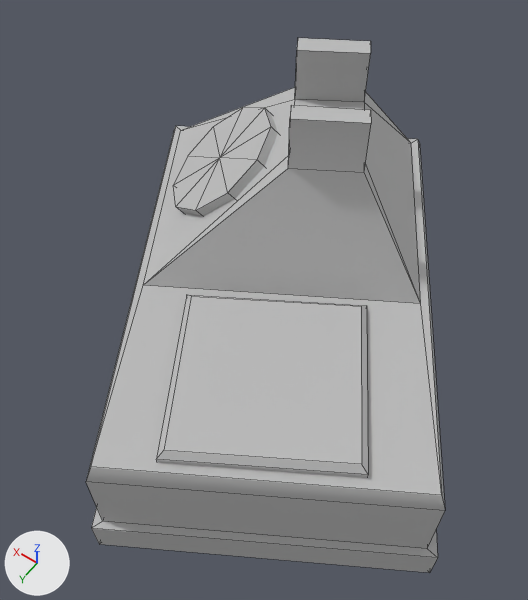
The OBJ model Assets/3D models/phoneBase_mesh.obj, before and after one commit.
The view is the same before and after, from a 50 mm camera at (-0.144, 0.33, 0.508) aimed at (0.041, 0.07, 0.099). The axes (+X, +Y, +Z) are drawn at lower left. The lights are the same throughout. Mesh edges are drawn as thin lines. Where no turn or scale is listed for an object, it has been applied to the vertices.

In view in the first picture: 'phoneBase_mesh'.
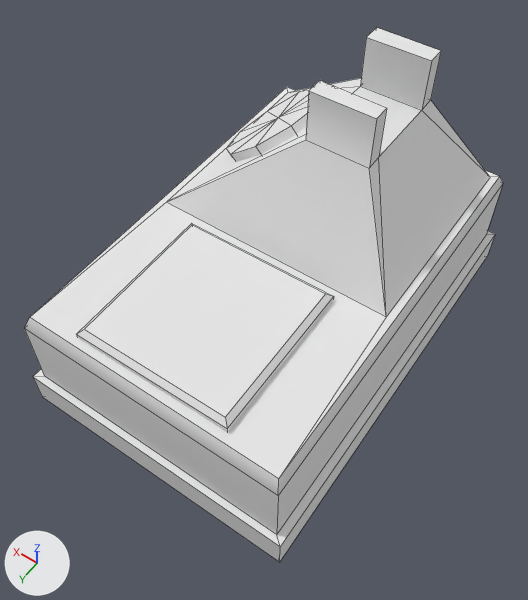
Where the change shows, as pixel boxes (x1, y1, x2, y2) in the pictures (528 x 600 px; the box of a moved part takes in the faces that stretch with it):
'phoneBase_mesh', recoloured, reshaped (grey to white, 33% wider)
    before: (86, 38, 445, 573)
    after: (24, 28, 503, 562)
part 1 of me_phonebase_mesh, moved or reshaped
    before: (173, 108, 278, 216)
    after: (226, 88, 311, 162)
part 2 of me_phonebase_mesh, moved or reshaped
    before: (156, 295, 368, 478)
    after: (76, 223, 334, 432)
part 3 of me_phonebase_mesh, rebuilt (33% wider)
    before: (86, 38, 445, 573)
    after: (24, 28, 503, 562)

Diff of the bpy script that builds the scene:
```diff
--- a/Assets/3D models/phoneBase_mesh.obj.py
+++ b/Assets/3D models/phoneBase_mesh.obj.py
@@ mat_initialshadinggroup @@
 mat_initialshadinggroup = principled_material('initialShadingGroup')
-mat_initialshadinggroup.base_color = (0.5, 0.5, 0.5)  # grey #bcbcbc
+mat_initialshadinggroup.base_color = (0.8, 0.8, 0.8)  # white #e7e7e7
 mat_initialshadinggroup.roughness = 1.0
@@ me_phonebase_mesh @@
 # used by ob_phonebase_mesh; location = (0.0, 0.0, 0.0)
-me_phonebase_mesh.from_pydata(...)  # 77 vertices, 73 faces; spans x -0.143..0.225, y -0.156..0.25, z 0.004..0.224
+me_phonebase_mesh.from_pydata(...)  # 77 vertices, 73 faces; spans x -0.056..0.175, y -0.151..0.191, z 0.004..0.224
+# me_phonebase_mesh part 1: the loose piece of 21 vertices spanning x 0.074..0.16, y -0.034..0.06, z 0.114..0.182 is turned -30 degrees about the z axis through the mesh origin
+# me_phonebase_mesh part 2: the loose piece of 12 vertices spanning x -0.088..0.084, y 0.039..0.21, z 0.09..0.113 is turned -30 degrees about the z axis through the mesh origin
+# me_phonebase_mesh part 3: the loose piece of 44 vertices spanning x -0.143..0.225, y -0.156..0.25, z 0.004..0.224 is rebuilt with 44 vertices and now spans x -0.056..0.175, y -0.151..0.191, z 0.004..0.224
 me_phonebase_mesh.materials.append(mat_initialshadinggroup)
```
